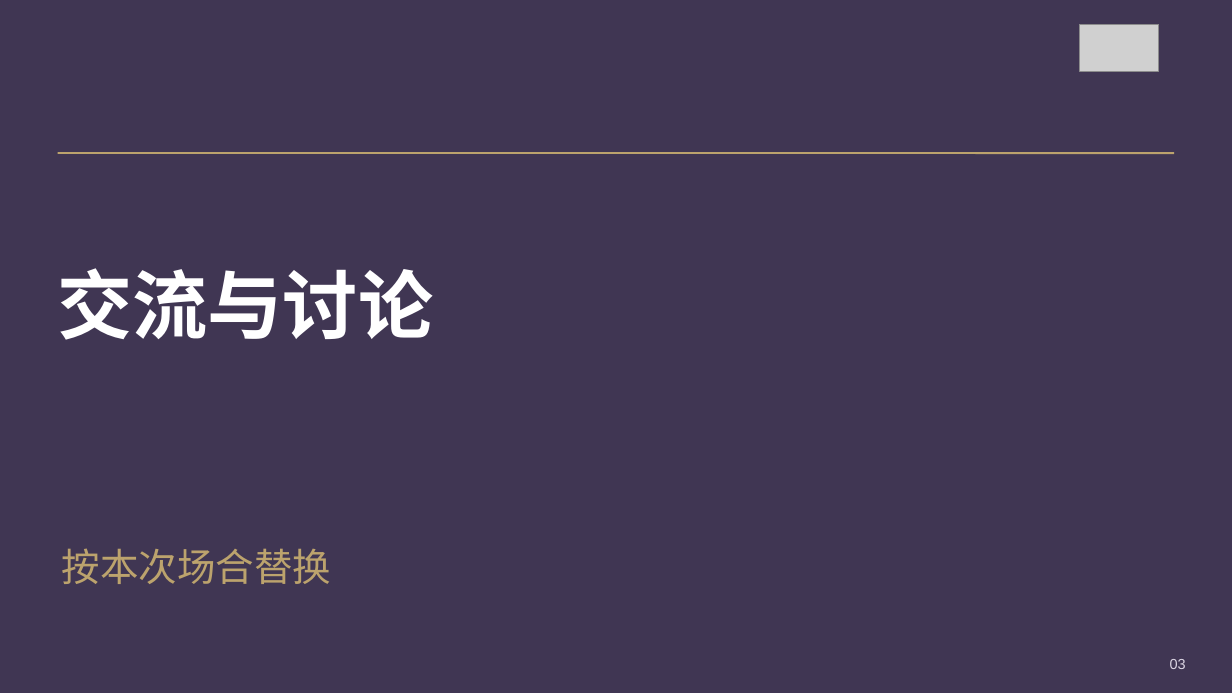
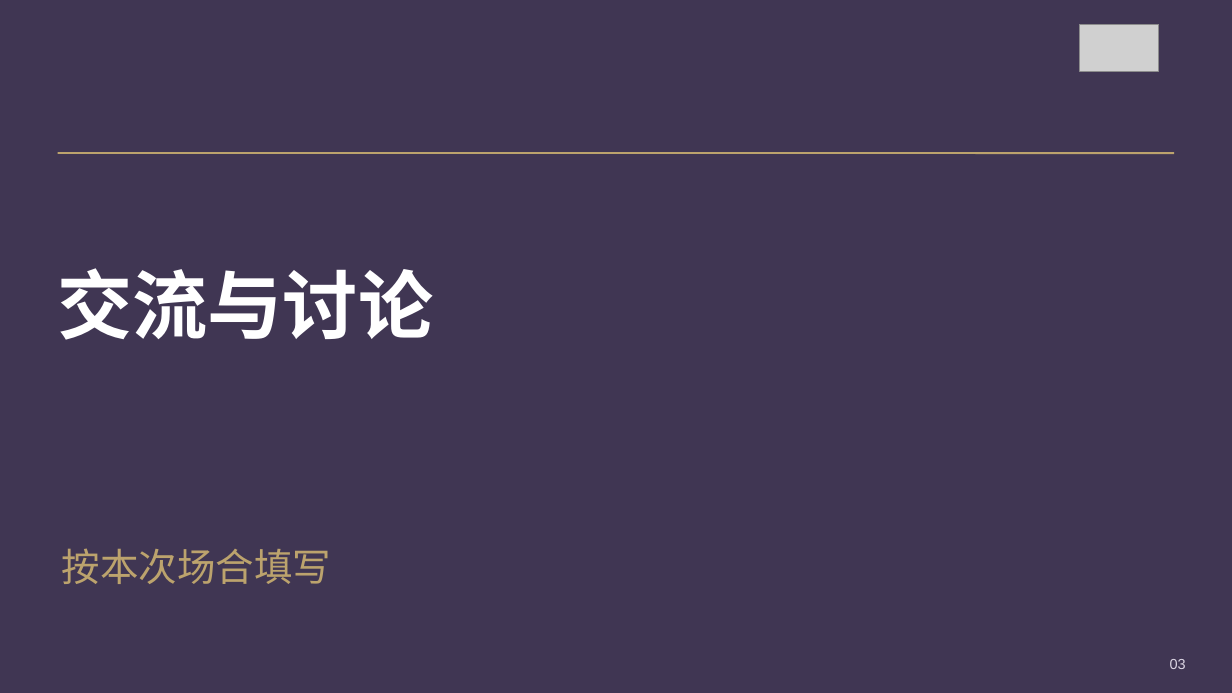
Before and after one commit to 2503668375-boop/hualang-ppt-skill, a slide deck: slide 3 of artifact-template-hualang-school/assets/reference.pptx. Drawn at 1232x693 pixels with LibreOffice and Linux fonts; fonts in the diff are those of the drawing; grey boxes stand for pictures. Boxes give left, top, right and bottom in pixels: in the first picture for what was removed or moved away, otherwise in the second. Text is boxed around its words. In the diff, an @@ line names an element or a change of style, - is before the commit and + after.

```diff
--- a/artifact-template-hualang-school/assets/reference.pptx
+++ b/artifact-template-hualang-school/assets/reference.pptx
@@ text at box(62, 548, 331, 584): text changed @@
-按本次场合替换
+按本次场合填写
```
Also in this commit, not shown: 1 other slide changed, 26 other files.
